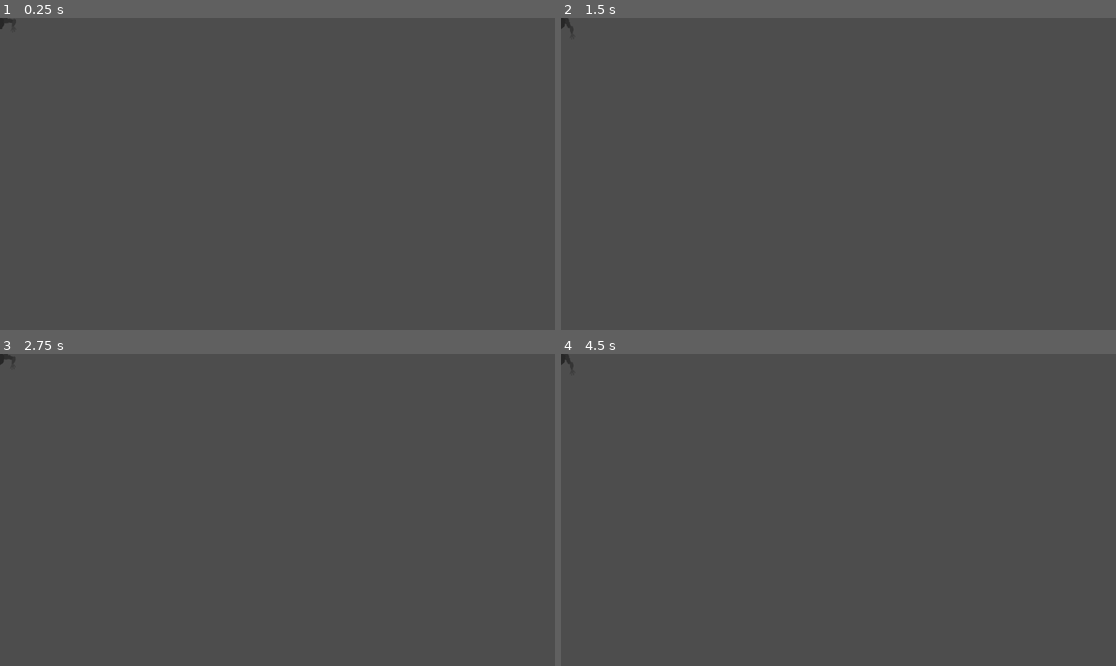
Above: before the commit, frames 1-4 (two rows, left to right).
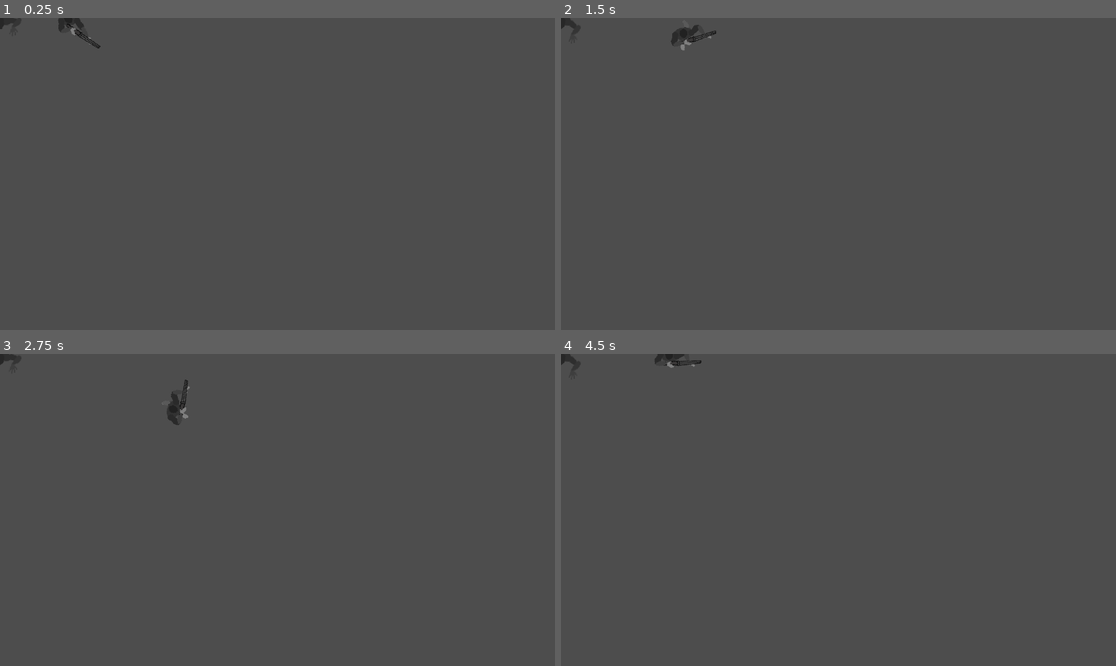
Above: after the commit, the same moments.

Repository: Huffmanz/BackoutProtocol
Game: Godot game, scene res://levels/world.tscn
Same seed, same stepped clock (60 frames per second), same inputs: the game is played once before the commit and once after it. The project has no main scene, so this scene is started directly.
Inputs (mouse positions are in pixels of both pictures, inside the frame that each line leads up to):
- Up to frame 1 (0.25 s): no input
- Up to frame 2 (1.5 s): move the mouse to (960, 158) at 0.52 s; hold D (move_right, bound only after the commit) 0.53-1.28 s; right-click (960, 158) at 0.6 s; click (960, 158) at 0.8 s; move the mouse to (727, 189) at 1.27 s; hold S (move_back, bound only after the commit) from 1.28 s (still down); click (727, 189) at 1.35 s
- Up to frame 3 (2.75 s): right-click (166, 525) at 1.55 s; move the mouse to (333, 441) at 2.02 s; release S (move_back, bound only after the commit) at 2.03 s; hold D (move_right, bound only after the commit) from 2.03 s (still down); right-click (333, 441) at 2.1 s; click (333, 441) at 2.3 s
- Up to frame 4 (4.5 s): move the mouse to (810, 572) at 2.77 s; release D (move_right, bound only after the commit) at 2.78 s; hold W (move_up, bound only after the commit) 2.78-3.53 s; click (810, 572) at 2.85 s; right-click (810, 572) at 3.05 s; move the mouse to (1005, 556) at 3.52 s; hold A (move_left, bound only after the commit) from 3.53 s (still down); right-click (1005, 556) at 3.6 s; click (1005, 556) at 3.8 s; move the mouse to (672, 463) at 4.27 s; click (672, 463) at 4.35 s

The runs differ from the first frame. In frame 1, 0.2% of the frame differs, in the area x 0-19%, y 0-10%; in frame 2, 0.2%, in the area x 0-28%, y 0-11%; in frame 3, 0.2%; in frame 4, 0.2%.

Commit message:
player graphics

Diff:
--- a/levels/world.tscn
+++ b/levels/world.tscn
@@ -1,7 +1,8 @@
-[gd_scene load_steps=7 format=3 uid="uid://cf8qe6080sxle"]
+[gd_scene load_steps=8 format=3 uid="uid://cf8qe6080sxle"]
 
 [ext_resource type="Texture2D" uid="uid://ct8q6ohfjdcyj" path="res://assets/enemy/monster_spritesheet_128.png" id="1_tsgde"]
 [ext_resource type="Script" uid="uid://bo1yagkpixg58" path="res://scripts/BasicIK.gd" id="2_pmfem"]
+[ext_resource type="PackedScene" uid="uid://c2d8eis0nmqbv" path="res://player/player.tscn" id="3_pmfem"]
 
 [sub_resource type="CapsuleShape2D" id="CapsuleShape2D_tsgde"]
 radius = 13.0
@@ -250,7 +251,8 @@
 scale = Vector2(0.918456, 1.5388377)
 
 [node name="Shoulder" type="Node2D" parent="CrawlingMonster/Graphics/ArmL"]
-rotation = -0.66235536
+rotation = -0.002827395
+scale = Vector2(1.5, 1.5)
 
 [node name="UpperArm" type="Sprite2D" parent="CrawlingMonster/Graphics/ArmL/Shoulder"]
 self_modulate = Color(0.18000486, 0.18000486, 0.18000486, 1)
@@ -260,8 +262,8 @@
 region_rect = Rect2(95.57285, 0.41834313, 32.73208, 14.483219)
 
 [node name="Elbow" type="Node2D" parent="CrawlingMonster/Graphics/ArmL/Shoulder"]
-position = Vector2(18.249992, 0)
-rotation = 2.0778885
+position = Vector2(19.104916, 0)
+rotation = 2.3599355
 
 [node name="LowerArm" type="Sprite2D" parent="CrawlingMonster/Graphics/ArmL/Shoulder/Elbow"]
 self_modulate = Color(0.20871013, 0.20871016, 0.20871013, 1)
@@ -272,7 +274,7 @@
 
 [node name="Hand" type="Node2D" parent="CrawlingMonster/Graphics/ArmL/Shoulder/Elbow"]
 position = Vector2(14, -1.9999962)
-rotation = 0.15526325
+rotation = -0.78631175
 
 [node name="Hand" type="Sprite2D" parent="CrawlingMonster/Graphics/ArmL/Shoulder/Elbow/Hand"]
 self_modulate = Color(0.24477637, 0.2447764, 0.24477637, 1)
@@ -296,7 +298,8 @@
 scale = Vector2(0.918456, 1.5388377)
 
 [node name="Shoulder" type="Node2D" parent="CrawlingMonster/Graphics/ArmR"]
-rotation = 2.2078629
+rotation = -3.0926716
+scale = Vector2(1.5, 1.5)
 
 [node name="UpperArm" type="Sprite2D" parent="CrawlingMonster/Graphics/ArmR/Shoulder"]
 self_modulate = Color(0.18000486, 0.18000486, 0.18000486, 1)
@@ -307,8 +310,8 @@
 region_rect = Rect2(95.57285, 0.41834313, 32.73208, 14.483219)
 
 [node name="Elbow" type="Node2D" parent="CrawlingMonster/Graphics/ArmR/Shoulder"]
-position = Vector2(18.250126, 9.536743e-07)
-rotation = -0.6084137
+position = Vector2(18.249922, -4.7683716e-07)
+rotation = -2.2872036
 
 [node name="LowerArm" type="Sprite2D" parent="CrawlingMonster/Graphics/ArmR/Shoulder/Elbow"]
 self_modulate = Color(0.20871013, 0.20871016, 0.20871013, 1)
@@ -320,7 +323,7 @@
 
 [node name="Hand" type="Node2D" parent="CrawlingMonster/Graphics/ArmR/Shoulder/Elbow"]
 position = Vector2(14, -1.9999962)
-rotation = -0.5468764
+rotation = 0.4517885
 
 [node name="Hand" type="Sprite2D" parent="CrawlingMonster/Graphics/ArmR/Shoulder/Elbow/Hand"]
 self_modulate = Color(0.24477637, 0.2447764, 0.24477637, 1)
@@ -350,3 +353,6 @@
 &"": SubResource("AnimationLibrary_w32yo")
 }
 autoplay = "Crawl"
+
+[node name="Player" parent="." instance=ExtResource("3_pmfem")]
+position = Vector2(142, 2)
--- /dev/null
+++ b/player/player.gd
@@ -0,0 +1,42 @@
+extends CharacterBody2D
+
+
+@export var speed = 150.0
+@export var shotgun : Node2D
+@onready var animation_player : AnimationPlayer = $AnimationPlayer
+@onready var legs : AnimatedSprite2D = $Graphics/Legs
+
+
+var is_aiming = false
+var is_shooting = false
+
+func get_movement_vector():
+	var input_vector = Vector2.ZERO
+	input_vector.x = Input.get_action_strength("move_right") - Input.get_action_strength("move_left")
+	input_vector.y = Input.get_action_strength("move_back") - Input.get_action_strength("move_up")
+	return input_vector
+
+func _process(delta):
+	#get movement vector
+	var movement_direction = get_movement_vector()
+	#move player
+	look_at(get_global_mouse_position())
+	if movement_direction != Vector2.ZERO and !is_shooting:
+		velocity = movement_direction * speed
+		animation_player.play("walk")
+		legs.play("walk")
+	else:
+		velocity = Vector2.ZERO
+		legs.stop()
+		legs.frame = 2
+
+	if Input.is_action_just_pressed("fire") and movement_direction == Vector2.ZERO:
+		animation_player.play("fire")
+		is_shooting = true
+		await get_tree().create_timer(0.5).timeout
+		is_shooting = false
+	else:
+		if !is_shooting and movement_direction == Vector2.ZERO:
+			animation_player.play("aim")
+	print(animation_player.current_animation)
+	move_and_slide()
--- /dev/null
+++ b/player/player.tscn
@@ -0,0 +1,580 @@
+[gd_scene load_steps=21 format=3 uid="uid://c2d8eis0nmqbv"]
+
+[ext_resource type="Texture2D" uid="uid://c7ssnpswr04i3" path="res://assets/player/leg_spritesheet.png" id="1_oul6g"]
+[ext_resource type="Script" uid="uid://b2wnofxey6xn5" path="res://player/player.gd" id="1_qjkh3"]
+[ext_resource type="Texture2D" uid="uid://du1ns2egig7h0" path="res://assets/player/player_sprite_sheet.png" id="2_rkbax"]
+[ext_resource type="Script" uid="uid://bo1yagkpixg58" path="res://scripts/BasicIK.gd" id="3_g1dw6"]
+[ext_resource type="Texture2D" uid="uid://du0v30xg4hf8e" path="res://assets/shotgun/shotgun_spritesheet.png" id="4_yw30f"]
+
+[sub_resource type="AtlasTexture" id="AtlasTexture_rkbax"]
+atlas = ExtResource("1_oul6g")
+region = Rect2(0, 0, 128, 128)
+
+[sub_resource type="AtlasTexture" id="AtlasTexture_g1dw6"]
+atlas = ExtResource("1_oul6g")
+region = Rect2(128, 0, 128, 128)
+
+[sub_resource type="AtlasTexture" id="AtlasTexture_yw30f"]
+atlas = ExtResource("1_oul6g")
+region = Rect2(256, 0, 128, 128)
+
+[sub_resource type="AtlasTexture" id="AtlasTexture_qjkh3"]
+atlas = ExtResource("1_oul6g")
+region = Rect2(384, 0, 128, 128)
+
+[sub_resource type="AtlasTexture" id="AtlasTexture_g6k8r"]
+atlas = ExtResource("1_oul6g")
+region = Rect2(512, 0, 128, 128)
+
+[sub_resource type="AtlasTexture" id="AtlasTexture_boad6"]
+atlas = ExtResource("1_oul6g")
+region = Rect2(640, 0, 128, 128)
+
+[sub_resource type="AtlasTexture" id="AtlasTexture_rgyib"]
+atlas = ExtResource("1_oul6g")
+region = Rect2(768, 0, 128, 128)
+
+[sub_resource type="AtlasTexture" id="AtlasTexture_hg6s5"]
+atlas = ExtResource("1_oul6g")
+region = Rect2(896, 0, 128, 128)
+
+[sub_resource type="SpriteFrames" id="SpriteFrames_8t03j"]
+animations = [{
+"frames": [],
+"loop": true,
+"name": &"default",
+"speed": 5.0
+}, {
+"frames": [{
+"duration": 1.0,
+"texture": SubResource("AtlasTexture_rkbax")
+}, {
+"duration": 1.0,
+"texture": SubResource("AtlasTexture_g1dw6")
+}, {
+"duration": 1.0,
+"texture": SubResource("AtlasTexture_yw30f")
+}, {
+"duration": 1.0,
+"texture": SubResource("AtlasTexture_qjkh3")
+}, {
+"duration": 1.0,
+"texture": SubResource("AtlasTexture_g6k8r")
+}, {
+"duration": 1.0,
+"texture": SubResource("AtlasTexture_boad6")
+}, {
+"duration": 1.0,
+"texture": SubResource("AtlasTexture_rgyib")
+}, {
+"duration": 1.0,
+"texture": SubResource("AtlasTexture_hg6s5")
+}],
+"loop": true,
+"name": &"walk",
+"speed": 6.0
+}]
+
+[sub_resource type="Animation" id="Animation_qjkh3"]
+length = 0.001
+tracks/0/type = "value"
+tracks/0/imported = false
+tracks/0/enabled = true
+tracks/0/path = NodePath("Graphics/Shotgun:position")
+tracks/0/interp = 1
+tracks/0/loop_wrap = true
+tracks/0/keys = {
+"times": PackedFloat32Array(0),
+"transitions": PackedFloat32Array(1),
+"update": 0,
+"values": [Vector2(-41, -19)]
+}
+tracks/1/type = "value"
+tracks/1/imported = false
+tracks/1/enabled = true
+tracks/1/path = NodePath("Graphics/Shotgun:rotation")
+tracks/1/interp = 1
+tracks/1/loop_wrap = true
+tracks/1/keys = {
+"times": PackedFloat32Array(0),
+"transitions": PackedFloat32Array(1),
+"update": 0,
+"values": [0.0]
+}
+tracks/2/type = "value"
+tracks/2/imported = false
+tracks/2/enabled = true
+tracks/2/path = NodePath("Graphics/Body:position")
+tracks/2/interp = 1
+tracks/2/loop_wrap = true
+tracks/2/keys = {
+"times": PackedFloat32Array(0),
+"transitions": PackedFloat32Array(1),
+"update": 0,
+"values": [Vector2(0, 0)]
+}
+tracks/3/type = "value"
+tracks/3/imported = false
+tracks/3/enabled = true
+tracks/3/path = NodePath("Graphics/Body:rotation")
+tracks/3/interp = 1
+tracks/3/loop_wrap = true
+tracks/3/keys = {
+"times": PackedFloat32Array(0),
+"transitions": PackedFloat32Array(1),
+"update": 0,
+"values": [0.0]
+}
+tracks/4/type = "value"
+tracks/4/imported = false
+tracks/4/enabled = true
+tracks/4/path = NodePath("Graphics/ArmR:position")
+tracks/4/interp = 1
+tracks/4/loop_wrap = true
+tracks/4/keys = {
+"times": PackedFloat32Array(0),
+"transitions": PackedFloat32Array(1),
+"update": 0,
+"values": [Vector2(20, 1)]
+}
+tracks/5/type = "value"
+tracks/5/imported = false
+tracks/5/enabled = true
+tracks/5/path = NodePath("Graphics/ArmL:position")
+tracks/5/interp = 1
+tracks/5/loop_wrap = true
+tracks/5/keys = {
+"times": PackedFloat32Array(0),
+"transitions": PackedFloat32Array(1),
+"update": 0,
+"values": [Vector2(-18, -5.9999995)]
+}
+tracks/6/type = "value"
+tracks/6/imported = false
+tracks/6/enabled = true
+tracks/6/path = NodePath("Graphics/Shotgun/LeftHandMarker:position")
+tracks/6/interp = 1
+tracks/6/loop_wrap = true
+tracks/6/keys = {
+"times": PackedFloat32Array(0),
+"transitions": PackedFloat32Array(1),
+"update": 0,
+"values": [Vector2(-34, 1.0000048)]
+}
+tracks/7/type = "value"
+tracks/7/imported = false
+tracks/7/enabled = true
+tracks/7/path = NodePath("Graphics/Shotgun/LeftHandMarker:rotation")
+tracks/7/interp = 1
+tracks/7/loop_wrap = true
+tracks/7/keys = {
+"times": PackedFloat32Array(0),
+"transitions": PackedFloat32Array(1),
+"update": 0,
+"values": [-2.3893557]
+}
+tracks/8/type = "value"
+tracks/8/imported = false
+tracks/8/enabled = true
+tracks/8/path = NodePath("Graphics/Head:position")
+tracks/8/interp = 1
+tracks/8/loop_wrap = true
+tracks/8/keys = {
+"times": PackedFloat32Array(0),
+"transitions": PackedFloat32Array(1),
+"update": 0,
+"values": [Vector2(0, 0)]
+}
+
+[sub_resource type="Animation" id="Animation_g6k8r"]
+resource_name = "Walk"
+length = 1.2
+loop_mode = 1
+step = 0.1
+tracks/0/type = "value"
+tracks/0/imported = false
+tracks/0/enabled = true
+tracks/0/path = NodePath("Graphics/Shotgun:position")
+tracks/0/interp = 2
+tracks/0/loop_wrap = true
+tracks/0/keys = {
+"times": PackedFloat32Array(0, 0.6),
+"transitions": PackedFloat32Array(1, 1),
+"update": 0,
+"values": [Vector2(0, -17), Vector2(-13, -16.999998)]
+}
+tracks/1/type = "value"
+tracks/1/imported = false
+tracks/1/enabled = true
+tracks/1/path = NodePath("Graphics/Shotgun:rotation")
+tracks/1/interp = 2
+tracks/1/loop_wrap = true
+tracks/1/keys = {
+"times": PackedFloat32Array(0, 0.6),
+"transitions": PackedFloat32Array(1, 1),
+"update": 0,
+"values": [0.0, 0.0]
+}
+tracks/2/type = "value"
+tracks/2/imported = false
+tracks/2/enabled = true
+tracks/2/path = NodePath("Graphics/Body:rotation")
+tracks/2/interp = 1
+tracks/2/loop_wrap = true
+tracks/2/keys = {
+"times": PackedFloat32Array(0),
+"transitions": PackedFloat32Array(1),
+"update": 0,
+"values": [0.0]
+}
+tracks/3/type = "value"
+tracks/3/imported = false
+tracks/3/enabled = true
+tracks/3/path = NodePath("Graphics/ArmL:position")
+tracks/3/interp = 1
+tracks/3/loop_wrap = true
+tracks/3/keys = {
+"times": PackedFloat32Array(0),
+"transitions": PackedFloat32Array(1),
+"update": 0,
+"values": [Vector2(-13, -4.000002)]
+}
+tracks/4/type = "value"
+tracks/4/imported = false
+tracks/4/enabled = true
+tracks/4/path = NodePath("Graphics/ArmR:position")
+tracks/4/interp = 1
+tracks/4/loop_wrap = true
+tracks/4/keys = {
+"times": PackedFloat32Array(0),
+"transitions": PackedFloat32Array(1),
+"update": 0,
+"values": [Vector2(17, 3.9999986)]
+}
+
+[sub_resource type="Animation" id="Animation_boad6"]
+resource_name = "aim"
+loop_mode = 1
+step = 0.1
+tracks/0/type = "value"
+tracks/0/imported = false
+tracks/0/enabled = true
+tracks/0/path = NodePath("Graphics/Shotgun:rotation")
+tracks/0/interp = 2
+tracks/0/loop_wrap = true
+tracks/0/keys = {
+"times": PackedFloat32Array(0),
+"transitions": PackedFloat32Array(1),
+"update": 0,
+"values": [1.5707964]
+}
+tracks/1/type = "value"
+tracks/1/imported = false
+tracks/1/enabled = true
+tracks/1/path = NodePath("Graphics/Body:position")
+tracks/1/interp = 2
+tracks/1/loop_wrap = true
+tracks/1/keys = {
+"times": PackedFloat32Array(0),
+"transitions": PackedFloat32Array(1),
+"update": 0,
+"values": [Vector2(0, 0)]
+}
+tracks/2/type = "value"
+tracks/2/imported = false
+tracks/2/enabled = true
+tracks/2/path = NodePath("Graphics/Body:rotation")
+tracks/2/interp = 2
+tracks/2/loop_wrap = true
+tracks/2/keys = {
+"times": PackedFloat32Array(0),
+"transitions": PackedFloat32Array(1),
+"update": 0,
+"values": [0.87266463]
+}
+tracks/3/type = "value"
+tracks/3/imported = false
+tracks/3/enabled = true
+tracks/3/path = NodePath("Graphics/ArmR:position")
+tracks/3/interp = 1
+tracks/3/loop_wrap = true
+tracks/3/keys = {
+"times": PackedFloat32Array(0),
+"transitions": PackedFloat32Array(1),
+"update": 0,
+"values": [Vector2(11, 10.999999)]
+}
+tracks/4/type = "value"
+tracks/4/imported = false
+tracks/4/enabled = true
+tracks/4/path = NodePath("Graphics/Shotgun:position")
+tracks/4/interp = 2
+tracks/4/loop_wrap = true
+tracks/4/keys = {
+"times": PackedFloat32Array(0),
+"transitions": PackedFloat32Array(1),
+"update": 0,
+"values": [Vector2(11, -27)]
+}
+tracks/5/type = "value"
+tracks/5/imported = false
+tracks/5/enabled = true
+tracks/5/path = NodePath("Graphics/ArmL:position")
+tracks/5/interp = 1
+tracks/5/loop_wrap = true
+tracks/5/keys = {
+"times": PackedFloat32Array(0),
+"transitions": PackedFloat32Array(1),
+"update": 0,
+"values": [Vector2(-9, -14)]
+}
+tracks/6/type = "value"
+tracks/6/imported = false
+tracks/6/enabled = true
+tracks/6/path = NodePath("Graphics/Shotgun/LeftHandMarker:position")
+tracks/6/interp = 1
+tracks/6/loop_wrap = true
+tracks/6/keys = {
+"times": PackedFloat32Array(0),
+"transitions": PackedFloat32Array(1),
+"update": 0,
+"values": [Vector2(-34, 1.0000048)]
+}
+tracks/7/type = "value"
+tracks/7/imported = false
+tracks/7/enabled = true
+tracks/7/path = NodePath("Graphics/Shotgun/LeftHandMarker:rotation")
+tracks/7/interp = 1
+tracks/7/loop_wrap = true
+tracks/7/keys = {
+"times": PackedFloat32Array(0),
+"transitions": PackedFloat32Array(1),
+"update": 0,
+"values": [-2.3893557]
+}
+
+[sub_resource type="Animation" id="Animation_rgyib"]
+resource_name = "fire"
+length = 0.4
+step = 0.1
+tracks/0/type = "value"
+tracks/0/imported = false
+tracks/0/enabled = true
+tracks/0/path = NodePath("Graphics/Shotgun:position")
+tracks/0/interp = 2
+tracks/0/loop_wrap = true
+tracks/0/keys = {
+"times": PackedFloat32Array(0, 0.1, 0.4),
+"transitions": PackedFloat32Array(1, 0.21022417, 2.7320802),
+"update": 0,
+"values": [Vector2(11, -27), Vector2(17, 2.000002), Vector2(11, -27)]
+}
+tracks/1/type = "value"
+tracks/1/imported = false
+tracks/1/enabled = true
+tracks/1/path = NodePath("Graphics/Shotgun:rotation")
+tracks/1/interp = 2
+tracks/1/loop_wrap = true
+tracks/1/keys = {
+"times": PackedFloat32Array(0, 0.4),
+"transitions": PackedFloat32Array(1, 1),
+"update": 0,
+"values": [1.5707964, 1.5707964]
+}
+tracks/2/type = "value"
+tracks/2/imported = false
+tracks/2/enabled = true
+tracks/2/path = NodePath("Graphics/Body:position")
+tracks/2/interp = 2
+tracks/2/loop_wrap = true
+tracks/2/keys = {
+"times": PackedFloat32Array(0, 0.1, 0.4),
+"transitions": PackedFloat32Array(1, 1, 1),
+"update": 0,
+"values": [Vector2(0, 0), Vector2(1.0000004, 3.0000005), Vector2(0, 0)]
+}
+tracks/3/type = "value"
+tracks/3/imported = false
+tracks/3/enabled = true
+tracks/3/path = NodePath("Graphics/Head:position")
+tracks/3/interp = 2
+tracks/3/loop_wrap = true
+tracks/3/keys = {
+"times": PackedFloat32Array(0, 0.2, 0.4),
+"transitions": PackedFloat32Array(1, 1, 1),
+"update": 0,
+"values": [Vector2(0, 0), Vector2(2.1855695e-07, 5), Vector2(0, 0)]
+}
+tracks/4/type = "value"
+tracks/4/imported = false
+tracks/4/enabled = true
+tracks/4/path = NodePath("Graphics/Body:rotation")
+tracks/4/interp = 1
+tracks/4/loop_wrap = true
+tracks/4/keys = {
+"times": PackedFloat32Array(0, 0.1, 0.4),
+"transitions": PackedFloat32Array(1, 1, 1),
+"update": 0,
+"values": [0.87266463, 1.1064868, 0.87266463]
+}
+
+[sub_resource type="AnimationLibrary" id="AnimationLibrary_boad6"]
+_data = {
+&"RESET": SubResource("Animation_qjkh3"),
+&"aim": SubResource("Animation_boad6"),
+&"fire": SubResource("Animation_rgyib"),
+&"walk": SubResource("Animation_g6k8r")
+}
+
+[sub_resource type="CapsuleShape2D" id="CapsuleShape2D_yw30f"]
+radius = 15.0
+height = 52.0
+
+[node name="Player" type="CharacterBody2D" node_paths=PackedStringArray("shotgun")]
+collision_layer = 0
+script = ExtResource("1_qjkh3")
+shotgun = NodePath("Graphics/Shotgun")
+
+[node name="Graphics" type="Node2D" parent="."]
+rotation = 1.5707964
+
+[node name="Legs" type="AnimatedSprite2D" parent="Graphics"]
+sprite_frames = SubResource("SpriteFrames_8t03j")
+animation = &"walk"
+frame_progress = 0.04031853
+
+[node name="Body" type="Sprite2D" parent="Graphics"]
+self_modulate = Color(0.19434926, 0.19434929, 0.1943492, 1)
+texture = ExtResource("2_rkbax")
+region_enabled = true
+region_rect = Rect2(82.08039, 67.96645, 43.971054, 26.446358)
+
+[node name="Head" type="Sprite2D" parent="Graphics"]
+self_modulate = Color(0.12955844, 0.12955847, 0.12955844, 1)
+texture = ExtResource("2_rkbax")
+region_enabled = true
+region_rect = Rect2(97.20846, 101.01335, 19.586617, 19.586617)
+
+[node name="ArmL" type="Node2D" parent="Graphics" node_paths=PackedStringArray("hand_pos_marker", "shoulder", "elbow", "hand")]
+position = Vector2(-18, -5.9999995)
+rotation = 3.1262276
+script = ExtResource("3_g1dw6")
+hand_pos_marker = NodePath("../Shotgun/LeftHandMarker")
+shoulder = NodePath("Shoulder")
+elbow = NodePath("Shoulder/Elbow")
+hand = NodePath("Shoulder/Elbow/Hand")
+
+[node name="Shoulder" type="Node2D" parent="Graphics/ArmL"]
+rotation = -0.4434078
+
+[node name="UpperArm" type="Sprite2D" parent="Graphics/ArmL/Shoulder"]
+modulate = Color(0.16565639, 0.16565642, 0.16565639, 1)
+position = Vector2(11, 0)
+texture = ExtResource("2_rkbax")
+flip_v = true
+region_enabled = true
+region_rect = Rect2(91.40177, 45.35976, 32.50035, 14.975647)
+
+[node name="Elbow" type="Node2D" parent="Graphics/ArmL/Shoulder"]
+position = Vector2(22.00761, 0)
+rotation = 1.8774716
+
+[node name="LowerArm" type="Sprite2D" parent="Graphics/ArmL/Shoulder/Elbow"]
+self_modulate = Color(0.2509804, 0.2509804, 0.2509804, 1)
+position = Vector2(11, 0)
+texture = ExtResource("2_rkbax")
+flip_v = true
+region_enabled = true
+region_rect = Rect2(94.58808, 25.923279, 28.358139, 13.701126)
+
+[node name="Hand" type="Node2D" parent="Graphics/ArmL/Shoulder/Elbow"]
+position = Vector2(22, 0)
+rotation = -0.66646177
+
+[node name="Hand" type="Sprite2D" parent="Graphics/ArmL/Shoulder/Elbow/Hand"]
+self_modulate = Color(0.49803922, 0.49803922, 0.49803922, 1)
+position = Vector2(7, -1)
+texture = ExtResource("2_rkbax")
+flip_v = true
+region_enabled = true
+region_rect = Rect2(101.279335, 6.4867983, 17.206055, 13.382495)
+
+[node name="Shotgun" type="Node2D" parent="Graphics"]
+position = Vector2(-41, -19)
+
+[node name="LeftHandMarker" type="Marker2D" parent="Graphics/Shotgun"]
+position = Vector2(-34, 1.0000048)
+rotation = -2.3893557
+scale = Vector2(0.739068, 1.3483909)
+
+[node name="RightHandMarker" type="Marker2D" parent="Graphics/Shotgun"]
+position = Vector2(8.87487, 0.03258133)
+rotation = -2.609796
+scale = Vector2(1.2949568, 1.0662366)
+
+[node name="Barrel" type="Sprite2D" parent="Graphics/Shotgun"]
+self_modulate = Color(0.32544088, 0.3254409, 0.32544088, 1)
+position = Vector2(-36.12513, 1.0325848)
+rotation = -0.8115781
+texture = ExtResource("4_yw30f")
+region_enabled = true
+region_rect = Rect2(8.152168, 2.39353, 42.79531, 37.01216)
+
+[node name="Handle" type="Sprite2D" parent="Graphics/Shotgun"]
+self_modulate = Color(0.2231029, 0.2231029, 0.22310287, 1)
+position = Vector2(9.87487, -1.9674153)
+rotation = -0.82030475
+texture = ExtResource("4_yw30f")
+region_enabled = true
+region_rect = Rect2(47.930946, 39.002037, 44.95436, 40.71338)
+
+[node name="ArmR" type="Node2D" parent="Graphics" node_paths=PackedStringArray("hand_pos_marker", "shoulder", "elbow", "hand")]
+position = Vector2(20, 1)
+script = ExtResource("3_g1dw6")
+hand_pos_marker = NodePath("../Shotgun/RightHandMarker")
+shoulder = NodePath("Shoulder")
+elbow = NodePath("Shoulder/Elbow")
+hand = NodePath("Shoulder/Elbow/Hand")
+elbow_flipped = false
+
+[node name="Shoulder" type="Node2D" parent="Graphics/ArmR"]
+rotation = -1.0108448
+
+[node name="UpperArm" type="Sprite2D" parent="Graphics/ArmR/Shoulder"]
+modulate = Color(0.16565639, 0.16565642, 0.16565639, 1)
+position = Vector2(11, 0)
+texture = ExtResource("2_rkbax")
+region_enabled = true
+region_rect = Rect2(91.40177, 45.35976, 32.50035, 14.975647)
+
+[node name="Elbow" type="Node2D" parent="Graphics/ArmR/Shoulder"]
+position = Vector2(22.002335, -1.9073486e-06)
+rotation = -2.0248566
+
+[node name="LowerArm" type="Sprite2D" parent="Graphics/ArmR/Shoulder/Elbow"]
+self_modulate = Color(0.2509804, 0.2509804, 0.2509804, 1)
+position = Vector2(11, 0)
+texture = ExtResource("2_rkbax")
+region_enabled = true
+region_rect = Rect2(94.58808, 25.923279, 28.358139, 13.701126)
+
+[node name="Hand" type="Node2D" parent="Graphics/ArmR/Shoulder/Elbow"]
+position = Vector2(22, 0)
+rotation = 0.42590538
+
+[node name="Hand" type="Sprite2D" parent="Graphics/ArmR/Shoulder/Elbow/Hand"]
+self_modulate = Color(0.49803922, 0.49803922, 0.49803922, 1)
+position = Vector2(7, -1)
+texture = ExtResource("2_rkbax")
+region_enabled = true
+region_rect = Rect2(101.279335, 6.4867983, 17.206055, 13.382495)
+
+[node name="AnimationPlayer" type="AnimationPlayer" parent="."]
+libraries = {
+&"": SubResource("AnimationLibrary_boad6")
+}
+autoplay = "walk"
+
+[node name="CollisionShape2D" type="CollisionShape2D" parent="."]
+rotation = 1.5707964
+shape = SubResource("CapsuleShape2D_yw30f")
--- a/project.godot
+++ b/project.godot
@@ -14,6 +14,45 @@
 config/features=PackedStringArray("4.5", "GL Compatibility")
 config/icon="res://icon.svg"
 
+[input]
+
+move_left={
+"deadzone": 0.2,
+"events": [Object(InputEventKey,"resource_local_to_scene":false,"resource_name":"","device":-1,"window_id":0,"alt_pressed":false,"shift_pressed":false,"ctrl_pressed":false,"meta_pressed":false,"pressed":false,"keycode":0,"physical_keycode":65,"key_label":0,"unicode":97,"location":0,"echo":false,"script":null)
+]
+}
+move_right={
+"deadzone": 0.2,
+"events": [Object(InputEventKey,"resource_local_to_scene":false,"resource_name":"","device":-1,"window_id":0,"alt_pressed":false,"shift_pressed":false,"ctrl_pressed":false,"meta_pressed":false,"pressed":false,"keycode":0,"physical_keycode":68,"key_label":0,"unicode":100,"location":0,"echo":false,"script":null)
+]
+}
+move_up={
+"deadzone": 0.2,
+"events": [Object(InputEventKey,"resource_local_to_scene":false,"resource_name":"","device":-1,"window_id":0,"alt_pressed":false,"shift_pressed":false,"ctrl_pressed":false,"meta_pressed":false,"pressed":false,"keycode":0,"physical_keycode":87,"key_label":0,"unicode":119,"location":0,"echo":false,"script":null)
+]
+}
+move_back={
+"deadzone": 0.2,
+"events": [Object(InputEventKey,"resource_local_to_scene":false,"resource_name":"","device":-1,"window_id":0,"alt_pressed":false,"shift_pressed":false,"ctrl_pressed":false,"meta_pressed":false,"pressed":false,"keycode":0,"physical_keycode":83,"key_label":0,"unicode":115,"location":0,"echo":false,"script":null)
+]
+}
+fire={
+"deadzone": 0.2,
+"events": [Object(InputEventMouseButton,"resource_local_to_scene":false,"resource_name":"","device":-1,"window_id":0,"alt_pressed":false,"shift_pressed":false,"ctrl_pressed":false,"meta_pressed":false,"button_mask":1,"position":Vector2(259, 17),"global_position":Vector2(268, 65),"factor":1.0,"button_index":1,"canceled":false,"pressed":true,"double_click":false,"script":null)
+]
+}
+aim={
+"deadzone": 0.2,
+"events": [Object(InputEventMouseButton,"resource_local_to_scene":false,"resource_name":"","device":-1,"window_id":0,"alt_pressed":false,"shift_pressed":false,"ctrl_pressed":false,"meta_pressed":false,"button_mask":2,"position":Vector2(229, 26),"global_position":Vector2(238, 74),"factor":1.0,"button_index":2,"canceled":false,"pressed":true,"double_click":false,"script":null)
+]
+}
+
+[layer_names]
+
+2d_physics/layer_1="Environment"
+2d_physics/layer_2="Player"
+2d_physics/layer_3="Enemy"
+
 [rendering]
 
 textures/canvas_textures/default_texture_filter=3
Binary file added: assets/shotgun/shotgun_spritesheet.png
Not shown, added: assets/shotgun/shotgun_spritesheet.png.import
Not shown, added: player/player.gd.uid
Not shown, added: assets/shotgun/shotgun_spritesheet.kra
Not shown, added: assets/shotgun/shotgun_spritesheet.kra~
